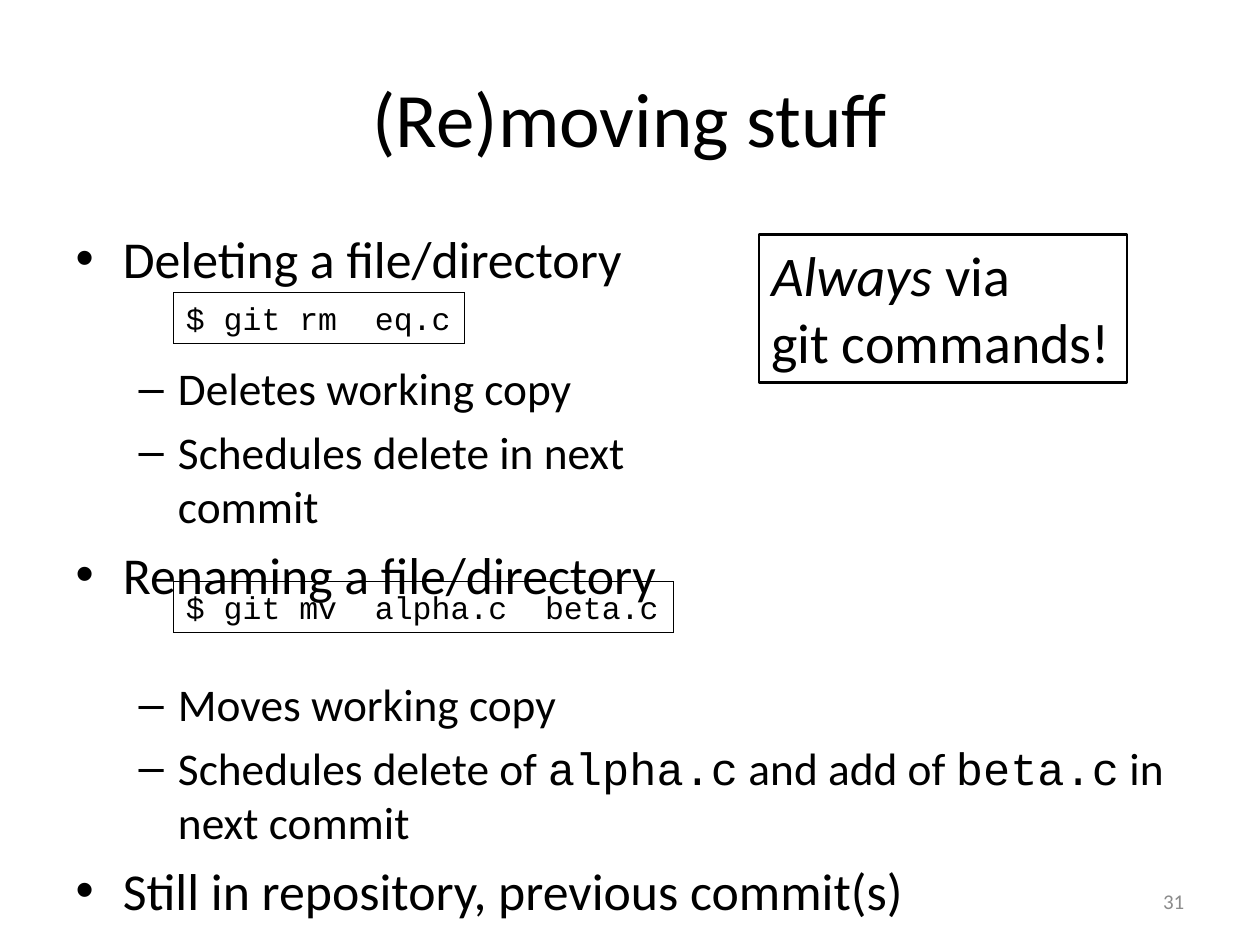
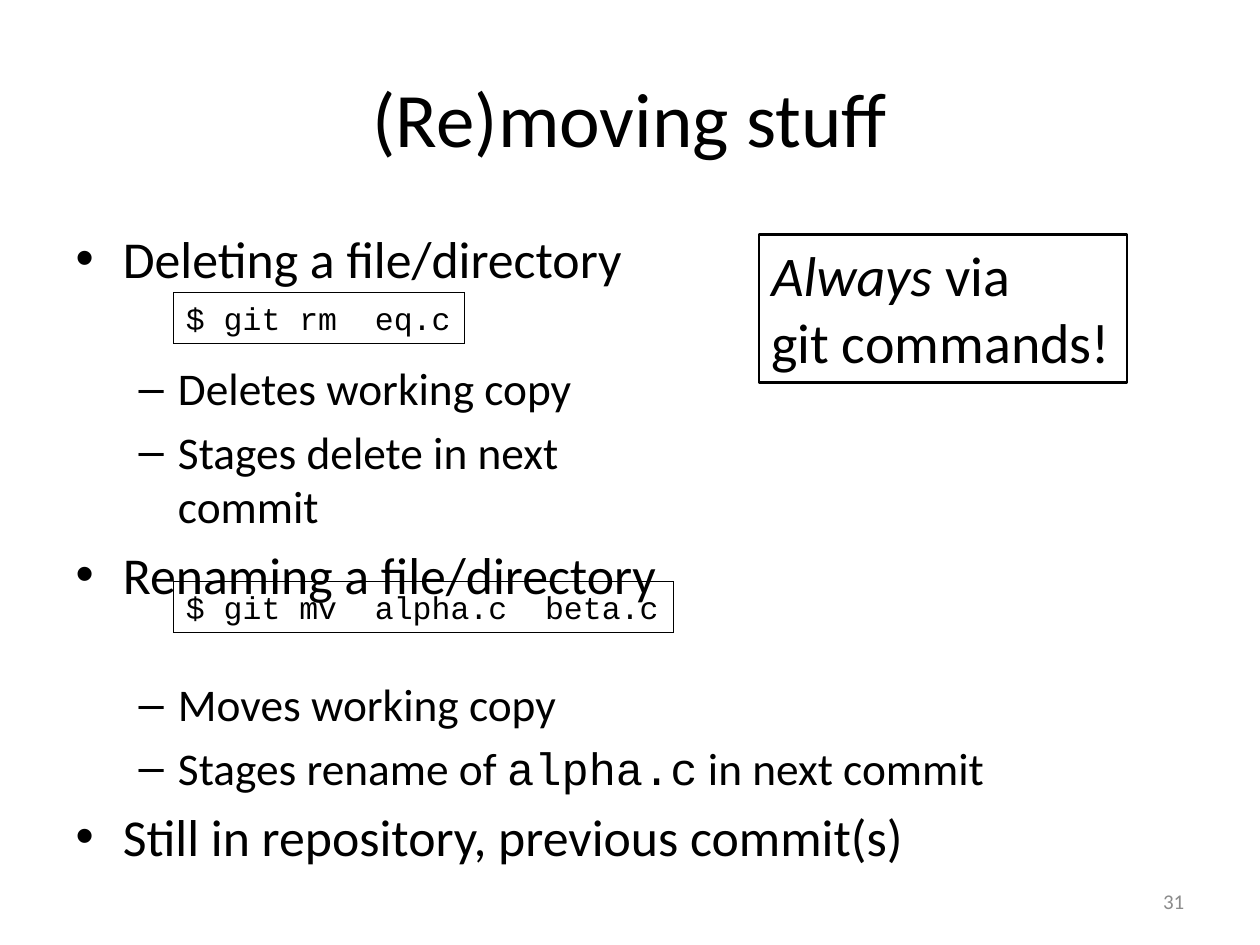
Before and after one commit to gjbex/Version-control-with-git, a slide deck: slide 31 of version_control_git.pptx. Drawn at 1260x945 pixels with LibreOffice and Linux fonts; fonts in the diff are those of the drawing. Boxes give left, top, right and bottom in pixels: in the first picture for what was removed or moved away, otherwise in the second. Text is boxed around its words. In the diff, an @@ line names an element or a change of style, - is before the commit and + after.

Commit message:
Fix git mv staging message

```diff
--- a/version_control_git.pptx
+++ b/version_control_git.pptx
@@ text at [178,437,559,524]: text changed @@
-  – Schedules delete in next
-    commit
+  – Stages delete in next
+    commit
@@ text at [178,752,984,795]: text changed @@
-  – Schedules delete of alpha.c and add of beta.c in next commit
+  – Stages rename of alpha.c in next commit
```
